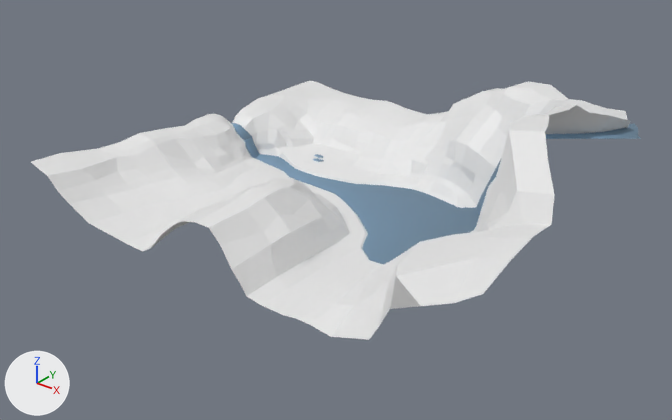
Before and after pictures for a commit that changed the FBX model OperationCoffeeShop/Assets/Art and Design/Models/brandons/landscape_final.fbx.
The view is the same before and after, from a 50 mm lens placed at (1557.0, -1817.0, 1032.0), pointed at (257.0, -192.0, 24.0). The axes (+X, +Y, +Z) are drawn at lower left. The lights are the same throughout. Where no turn or scale is listed for an object, it has been applied to the vertices.

Objects in the first picture: 'lake', 'landscape', 'large_waterfall'.
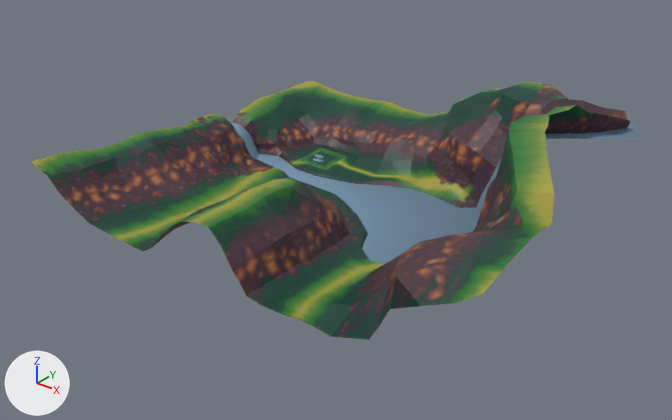
What differs and where, as boxes [x1, y1, x2, y2] in the pictures (672 x 420 px):
part 1 of me_mesh_004, recoloured: [31, 80, 630, 340] in both

Patch to the scene script:
```diff
--- a/OperationCoffeeShop/Assets/Art and Design/Models/brandons/landscape_final.fbx.py
+++ b/OperationCoffeeShop/Assets/Art and Design/Models/brandons/landscape_final.fbx.py
@@ img_landscape_final_defaultmaterial_albedotransparency_png @@
+img_landscape_final_defaultmaterial_albedotransparency_png = load_image('landscape_final_DefaultMaterial_AlbedoTransparency.png', '_unpacked/landscape_final_DefaultMaterial_AlbedoTransparency.png', 256, 256, 'sRGB')
@@ mat_mat @@
+mat_mat = bpy.data.materials.new('Mat')
+# uses the picture img_landscape_final_defaultmaterial_albedotransparency_png
@@ me_mesh_004 @@
 # used by ob_landscape; location = (124.0, -23.0, 77.0)
-me_mesh_004.from_pydata(...)  # 1039 vertices, 1063 faces; spans x -524.0..780.0, y -580.0..378.0, z -143.0..273.0
+me_mesh_004.from_pydata(...)  # 1045 vertices, 1067 faces; spans x -524.0..780.0, y -580.0..378.0, z -143.0..273.0
+# me_mesh_004 part 1: 1061 faces spanning x -524.0..780.0, y -580.0..378.0, z -143.0..273.0 switch from no material to mat_mat
```
